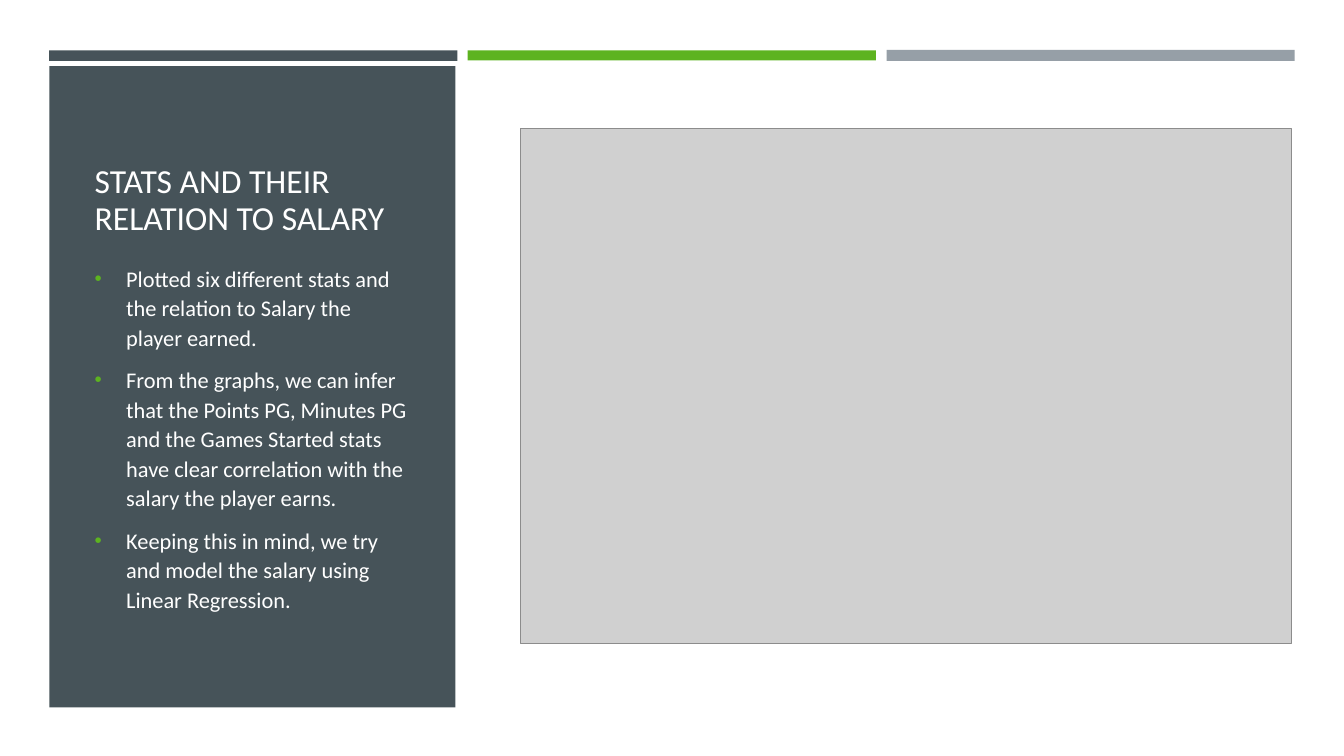
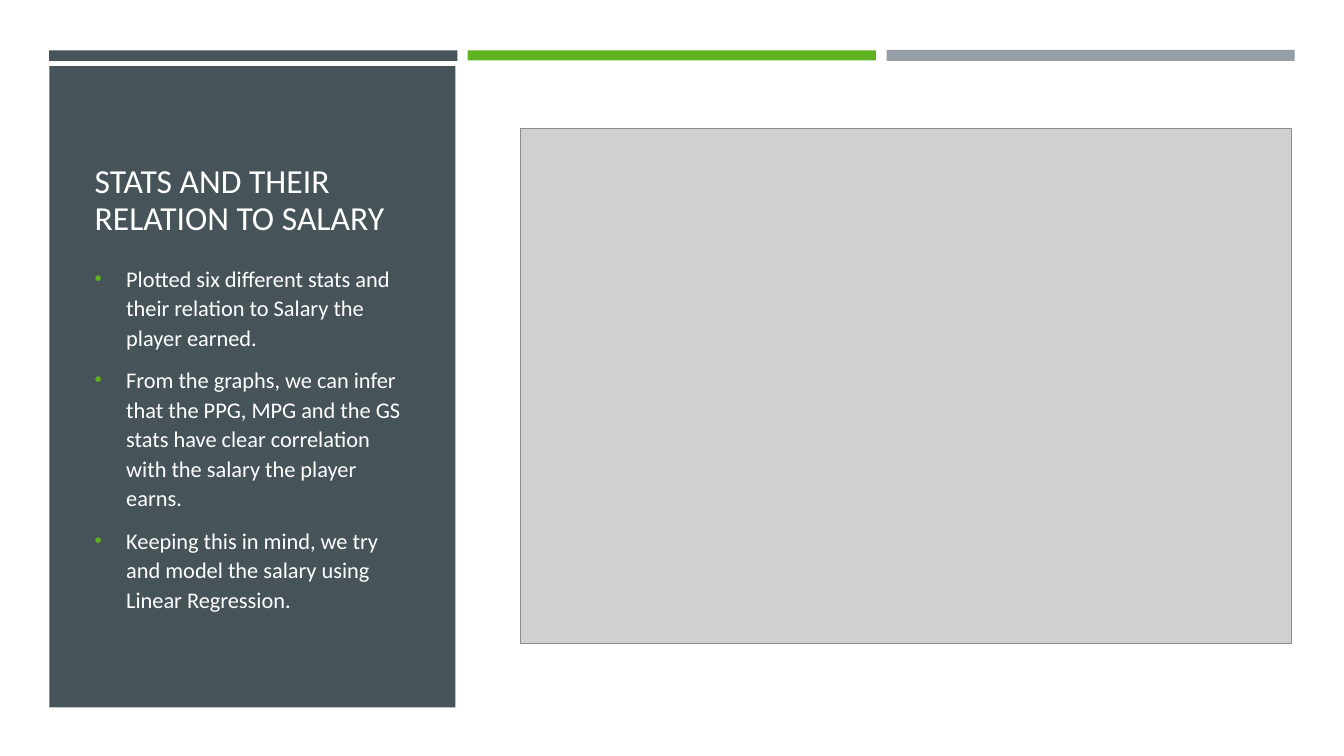
Before and after one commit to 3026joe/NBA_shot_log, a slide deck: slide 11 of Team 8 (NBA Player data and salary prediction).pptx. Drawn at 1344x756 pixels with LibreOffice and Linux fonts; fonts in the diff are those of the drawing; grey boxes stand for pictures. Boxes give left, top, right and bottom in pixels: in the first picture for what was removed or moved away, otherwise in the second. Text is boxed around its words. In the diff, an @@ line names an element or a change of style, - is before the commit and + after.

```diff
--- a/Team 8 (NBA Player data and salary prediction).pptx
+++ b/Team 8 (NBA Player data and salary prediction).pptx
@@ text at (126,271,400,506): text changed @@
-• Plotted six different stats and the relation to Salary the player earned.
-• From the graphs, we can infer that the Points PG, Minutes PG and the Games Started stats have clear correlation with the salary the player earns.
+• Plotted six different stats and their relation to Salary the player earned.
+• From the graphs, we can infer that the PPG, MPG and the GS stats have clear correlation with the salary the player earns.
```
Also in this commit, not shown: 6 other slides changed, 1 other file.
